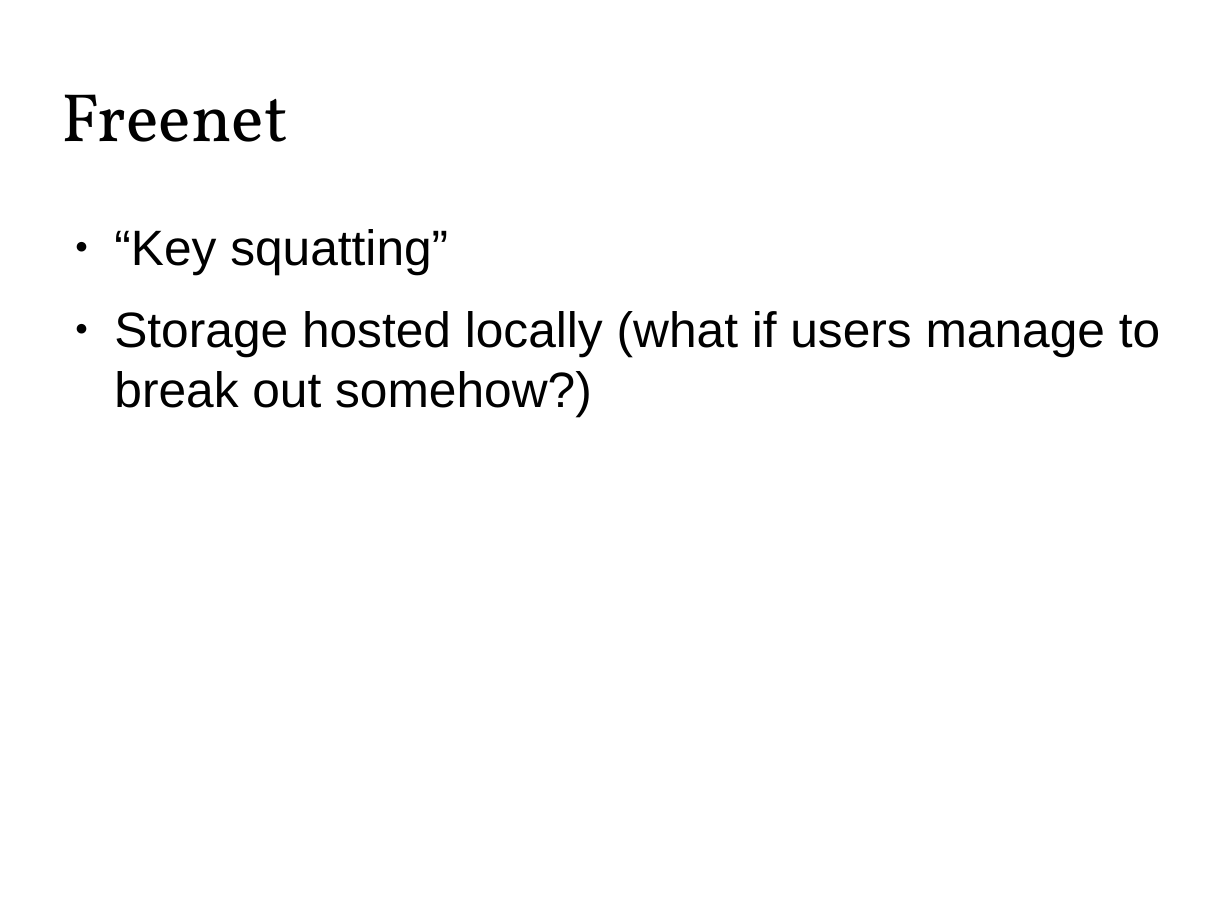
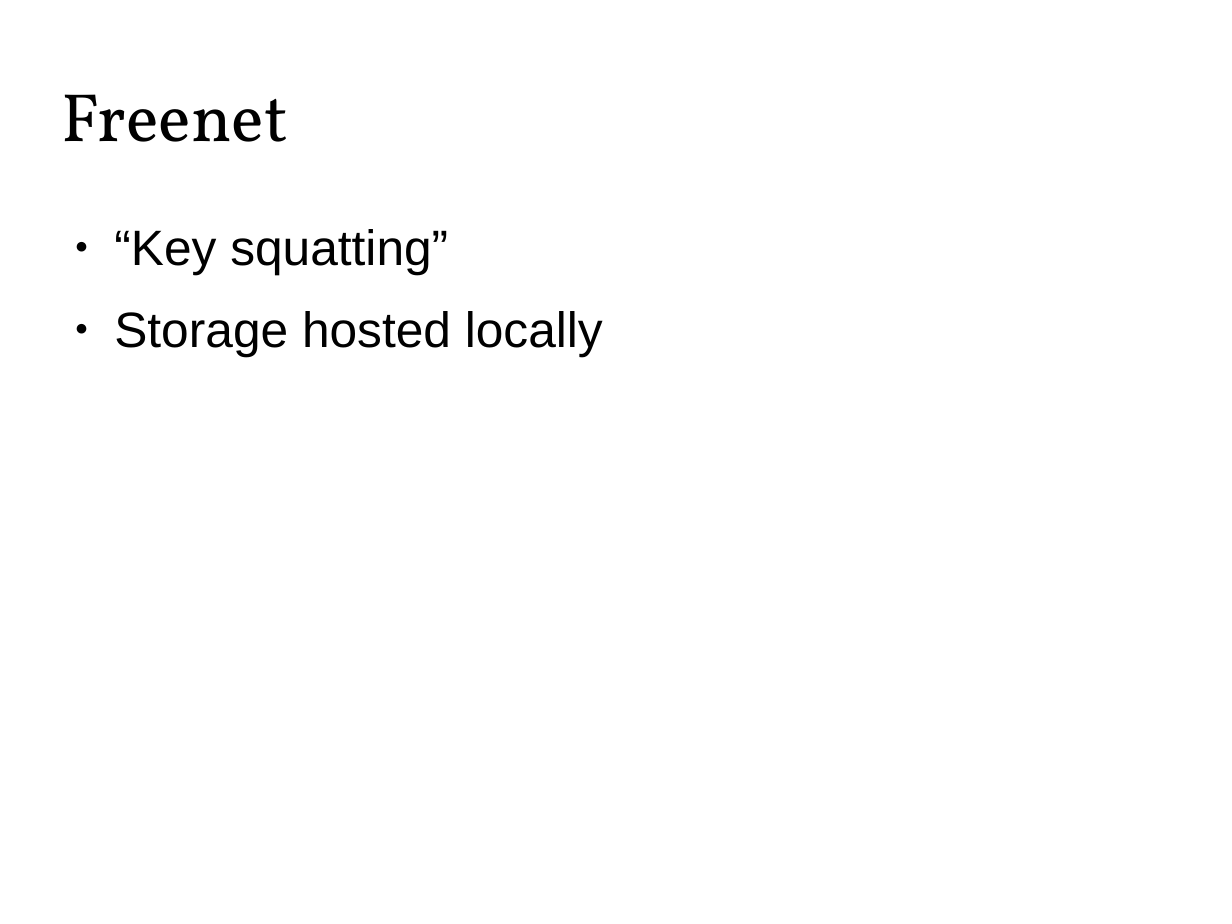
Before and after one commit to Zandrr/phonebook.js, a slide deck: slide 8 of documentation/ecen5013_presentation.odp. Drawn at 1232x924 pixels with LibreOffice and Linux fonts; fonts in the diff are those of the drawing. Boxes give left, top, right and bottom in pixels: in the first picture for what was removed or moved away, otherwise in the second. Text is boxed around its words. In the diff, an @@ line names an element or a change of style, - is before the commit and + after.

```diff
--- a/documentation/ecen5013_presentation.odp
+++ b/documentation/ecen5013_presentation.odp
@@ text at (x1=114, y1=311, x2=603, y2=357): text changed @@
-● Storage hosted locally (what if users manage to break out somehow?)
+● Storage hosted locally
```
Also in this commit, not shown: 10 other slides changed, 9 slides added, 5 slides removed.
